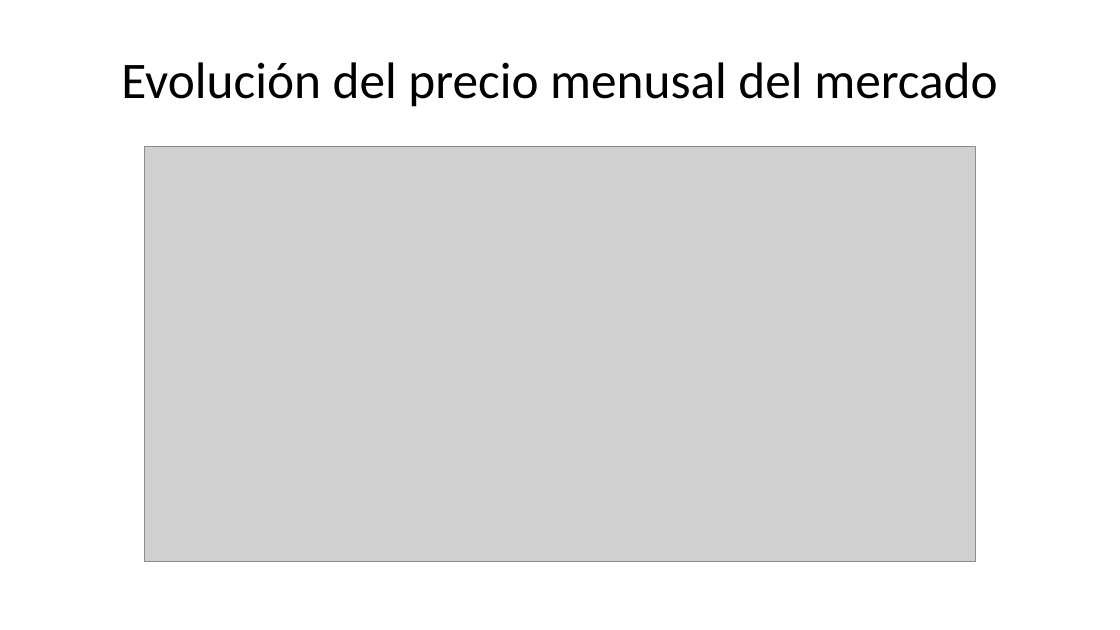
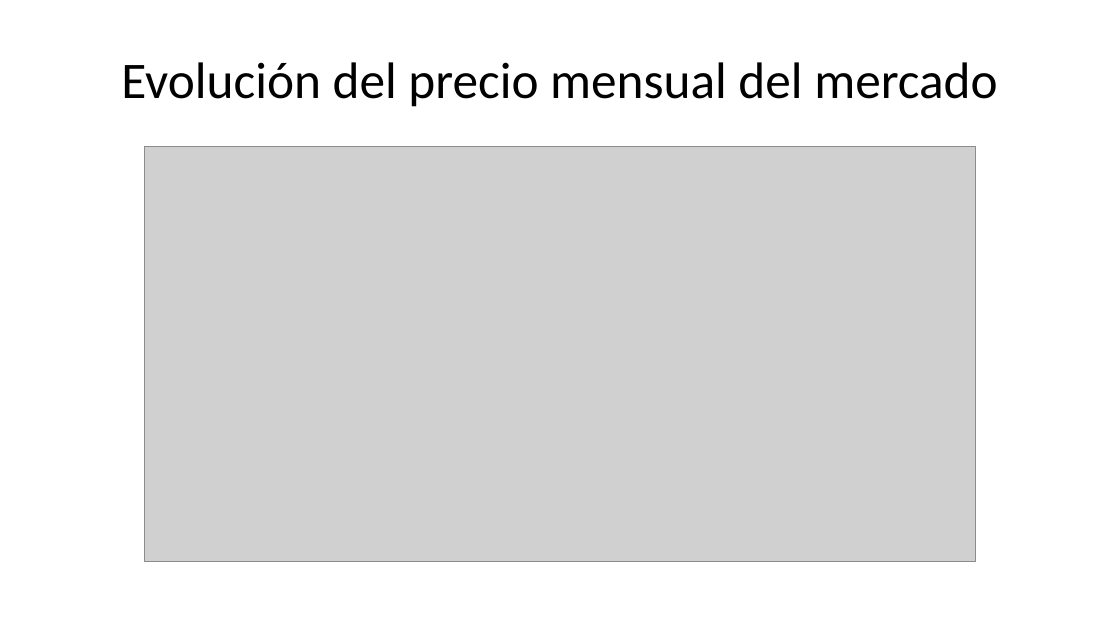
Before and after one commit to Pabloflopygame/CS2-research, a slide deck: slide 4 of Presentation.pptx. Drawn at 1120x630 pixels with LibreOffice and Linux fonts; fonts in the diff are those of the drawing; grey boxes stand for pictures. Boxes give left, top, right and bottom in pixels: in the first picture for what was removed or moved away, otherwise in the second. Text is boxed around its words. In the diff, an @@ line names an element or a change of style, - is before the commit and + after.

```diff
--- a/Presentation.pptx
+++ b/Presentation.pptx
@@ title at [121, 62, 997, 107]: text changed @@
-Evolución del precio menusal del mercado
+Evolución del precio mensual del mercado
```
Also in this commit, not shown: 2 other slides changed, 1 slide added, 3 other files.
